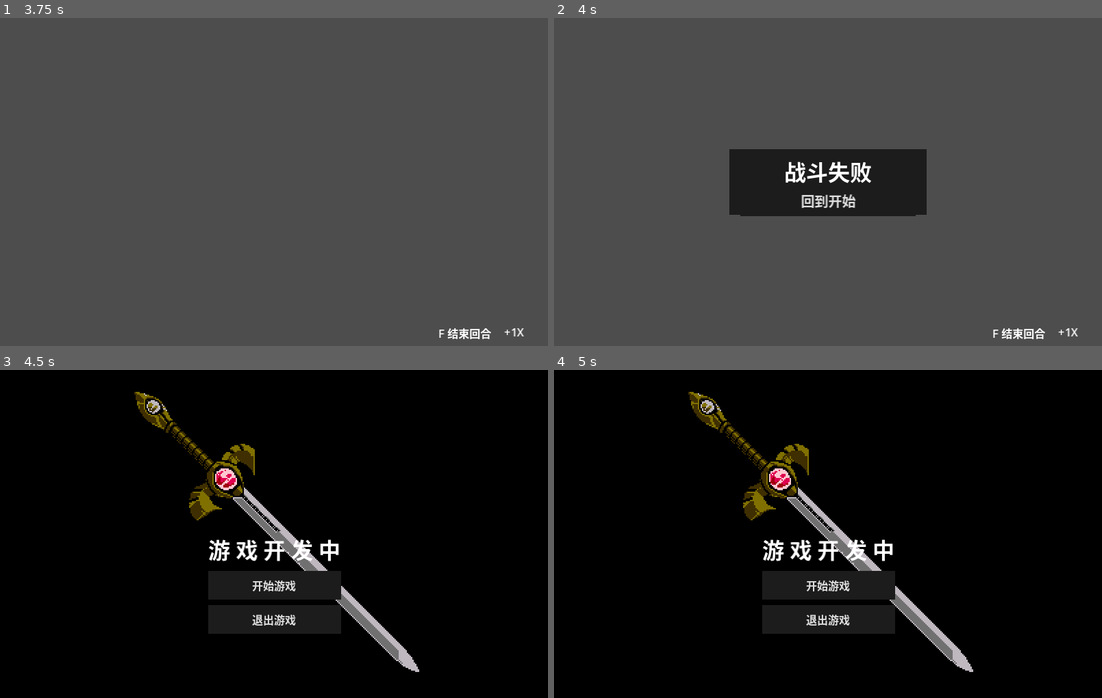
Above: before the commit, frames 1-4 (two rows, left to right).
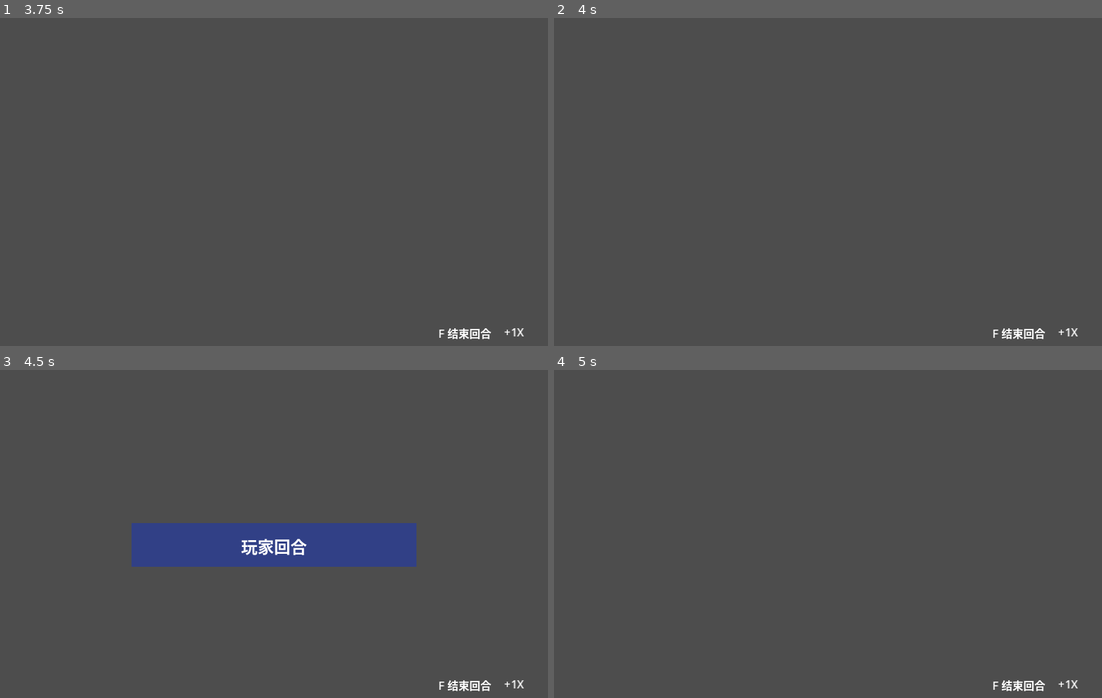
Above: after the commit, the same moments.

Repository: ZhuXilin/Dev_Project_260730
Game: Godot game, scene res://content/scenes/levels/Battlefield.tscn
The game is run twice, just before and just after one commit, with the same random seed, the same clock (stepped at 60 frames per second) and the same inputs. This scene is started directly instead of the project's main scene. Sound files missing from this copy of the repository are replaced by a short silence.
Inputs (mouse positions are in pixels of both pictures, inside the frame that each line leads up to):
- Up to frame 1 (3.75 s): tap Enter at 0.5, 2, 3.5 s; move the mouse to (394, 165) at 0.52 s; hold Up 0.53-1.25 s; tap F at 0.6, 2.1 s; click (394, 165) at 0.67 s; tap 0 at 0.8, 2.3 s; tap Space at 1.25, 2.75 s; drag from (164, 198) to (246, 247) at 1.27 s; move the mouse to (328, 109) at 2.02 s; hold Up 2.03-2.75 s; click (328, 109) at 2.17 s; drag from (246, 247) to (109, 132) at 2.77 s; move the mouse to (438, 231) at 3.52 s; hold Down from 3.53 s (still down); tap 9 at 3.6 s; click (438, 231) at 3.67 s
- Up to frame 2 (4 s): keep holding Down; tap 0 at 3.8 s
- Up to frame 3 (4.5 s): release Down at 4.25 s; click (274, 550) at 4.25 s, where only the run before the commit has a clickable "回到开始"
- Up to frame 4 (5 s): no input

Frame 1 is identical in both runs. In frame 2, 7.2% of the frame differs, in the area x 32-68%, y 40-61%; in frame 3, 100%; in frame 4, 100%, in the area x 0-100%, y 0-100%.
Error before the commit: Invalid access to property or key 'unit_configs' on a base object of type 'Resource (MapData)'. (res://function/script/Battlefield.gd:660)
Error after the commit: Invalid access to property or key 'unit_configs' on a base object of type 'Resource (MapData)'. (res://function/script/Battlefield.gd:662)

Commit message:
Fixed no combat level issue

Diff:
--- a/content/scenes/levels/Battlefield.tscn
+++ b/content/scenes/levels/Battlefield.tscn
@@ -13,6 +13,8 @@
 
 [node name="Battlefield" type="Node2D" unique_id=1410978002]
 script = ExtResource("1_s4k4j")
+transition_delay_before_fade = null
+transition_delay_after_fade = null
 
 [node name="TerrainTileMap" type="TileMapLayer" parent="." unique_id=1018529457]
 tile_map_data = PackedByteArray("AAASAAYAAQAAAAAAAAARAAYAAQAAAAAAAAARAAcAAQAAAAAAAAASAAUAAQAAAAAAAAARAAgAAQAAAAAAAAARAA …(6832 unchanged characters)…
--- a/function/global/GameState.gd
+++ b/function/global/GameState.gd
@@ -54,11 +54,7 @@
 	for i in range(min(party.size(), battle_units.size())):
 		var battle_unit = battle_units[i]
 		var party_unit = party[i]
-		# 更新HP，如果阵法则复活至满血
-		if battle_unit.hit_points <= 0:
-			party_unit.hit_points = party_unit.max_hp
-		else:
-			party_unit.hit_points = battle_unit.hit_points
+		# ... 同步 HP ...
 		# 同步库存
 		var inv = battle_unit.serialize_inventory()
 		party_unit.inventory.clear()
@@ -68,8 +64,10 @@
 			inst.count = entry["count"]
 			party_unit.inventory.append(inst)
 		party_unit.equipped_weapon = battle_unit.get_equipped_weapon_id()
+		# 在 sync_units_from_battlefield 中
+		print("战斗单位 ", battle_unit.unit_stats.unit_name, " 库存: ", inv)
+		print("同步后队伍单位库存: ", party_unit.inventory)
 
-# 重置（返回主菜单时）
 func reset_all():
 	party.clear()
 	main_unit_name = ""
--- a/function/script/Battlefield.gd
+++ b/function/script/Battlefield.gd
@@ -120,7 +120,9 @@
 	equip_btn.pressed.connect(_on_equip_btn_pressed)
 	item_list_btn.pressed.connect(_on_item_list_btn_pressed)
 	setting_end_turn_btn.pressed.connect(_end_player_turn)
-	SignalBus.non_combat_complete.connect(_on_non_combat_complete)
+
+	if not SignalBus.non_combat_complete.is_connected(_on_non_combat_complete):
+		SignalBus.non_combat_complete.connect(_on_non_combat_complete)
 
 	if end_turn_button:
 		end_turn_button.text = "F 结束回合"
@@ -229,11 +231,11 @@
 	]
 
 	if is_non_combat:
-		_setup_non_combat_mode()
-		# 非战斗模式也要启动回合系统（用于移动单位）
+		await _setup_non_combat_mode()
+		# 启动回合系统（必须）
 		await get_tree().process_frame
 		TurnManager.start_turn(0)
-		return   # 不执行战斗开始事件
+		return
 
 	# ---- 战斗模式：触发战斗开始事件 ----
 	if _battle_start_event_id != "":
@@ -972,6 +974,9 @@
 		ui_manager.show_victory(label_text, button_text, callback)
 
 func _on_turn_changed(team: int):
+	if TurnManager.is_game_over:
+		print("游戏已结束，忽略回合切换")
+		return
 	print("_on_turn_changed 被调用，team:", team)
 	if _turn_changed_locked:
 		print("_turn_changed_locked 为 true，跳过")
@@ -1096,17 +1101,18 @@
 # ===================== 输入处理 =====================
 func _input(event: InputEvent):
 	# ---- 非战斗模式：只拦截 F 键和 0 键，其他事件正常传递 ----
-	if is_non_combat_mode:
-		if event is InputEventKey and event.pressed:
-			if event.keycode == KEY_F:
-				_end_player_turn()
-				return
-			if event.keycode == KEY_0 or event.keycode == KEY_KP_0:
-				print("GM命令：强制完成非战斗地图")
-				_on_non_combat_complete()
-				return
-		# 其他事件继续传递，不拦截（允许滚轮、鼠标移动等）
-		# 不要 return
+	if is_non_combat_mode and event is InputEventKey and event.pressed:
+		if Globals.is_fading or Globals.is_transitioning or Globals.is_dialogue_active:
+			return
+		if TurnManager.is_game_over:
+			return   # 胜利后忽略所有按键
+		if event.keycode == KEY_F:
+			_end_player_turn()
+			return
+		elif event.keycode == KEY_0 or event.keycode == KEY_KP_0:
+			print("GM命令：强制完成非战斗地图")
+			_on_non_combat_complete()
+			return
 
 	# ---- 以下为战斗模式的输入处理 ----
 	if Globals.is_item_action_panel_open and event is InputEventMouseButton and event.pressed and event.button_index == MOUSE_BUTTON_RIGHT:
@@ -1148,8 +1154,7 @@
 				_end_player_turn()
 				return
 
-		if TurnManager.current_turn_team == 0 and not Globals.is_fading:
-			# 调试按键
+		if TurnManager.current_turn_team == 0 and not Globals.is_fading and not Globals.is_transitioning:
 			if event.keycode == KEY_0 or event.keycode == KEY_KP_0:
 				print("调试：杀死所有敌方单位")
 				var enemies = []
@@ -1188,6 +1193,8 @@
 				team_view_panel.visible or
 				item_list_panel.visible or
 				InputManager.interaction_phase in ["moving", "attacking", "item_target", "give"]):
+				return
+			if TurnManager.is_game_over:
 				return
 			if TurnManager.current_turn_team == 0 and not TurnManager.is_moving and not TurnManager.is_ai_moving and not Globals.is_performing_action:
 				var direction = -1 if event.button_index == MOUSE_BUTTON_WHEEL_UP else 1
@@ -1916,8 +1923,6 @@
 		wait_btn.disabled = false
 	if equip_btn:
 		equip_btn.disabled = false      # 允许装备调整
-	if action_menu:
-		action_menu.visible = true
 	if setting_panel:
 		setting_panel.visible = false   # 默认隐藏，通过设置按钮打开
 
@@ -1946,11 +1951,12 @@
 	print("非战斗模式设置完成，回合系统已启动，等待玩家操作")
 
 func _on_non_combat_complete():
-	print("非战斗节点完成，返回地图")
-	is_non_combat_mode = false
-	Globals.is_non_combat_mode = false
-	SignalBus.battle_completed.emit(0)
-	get_tree().change_scene_to_file("res://content/scenes/ui/MapScene.tscn")
+	print("非战斗节点完成，显示胜利面板")
+	# ---- 清除可能保存的音乐，防止恢复覆盖胜利音乐 ----
+	MusicManager._saved_stream = null
+	MusicManager._saved_position = 0.0
+	TurnManager.is_game_over = true   # 立即停止回合系统
+	_on_request_show_victory(0)
 
 # ---- 提取出生点 ----
 func _extract_spawn_points(node: Node) -> Array[Vector2i]:
@@ -2002,6 +2008,9 @@
 		end_turn_button.mouse_filter = Control.MOUSE_FILTER_STOP
 
 func _end_player_turn():
+	if TurnManager.is_game_over:
+		print("游戏已结束，无法结束回合")
+		return
 	# ---- 检查条件 ----
 	if TurnManager.current_turn_team != 0:
 		print("当前不是玩家回合，无法结束")
--- a/function/script/Unit.gd
+++ b/function/script/Unit.gd
@@ -518,7 +518,7 @@
 	update_terrain_info()
 
 func serialize_inventory() -> Array[Dictionary]:
-	var result: Array[Dictionary] = []   # 显式类型
+	var result: Array[Dictionary] = []   # 显式类型声明
 	for inst in inventory:
 		result.append({
 			"item_id": inst.item_id,
